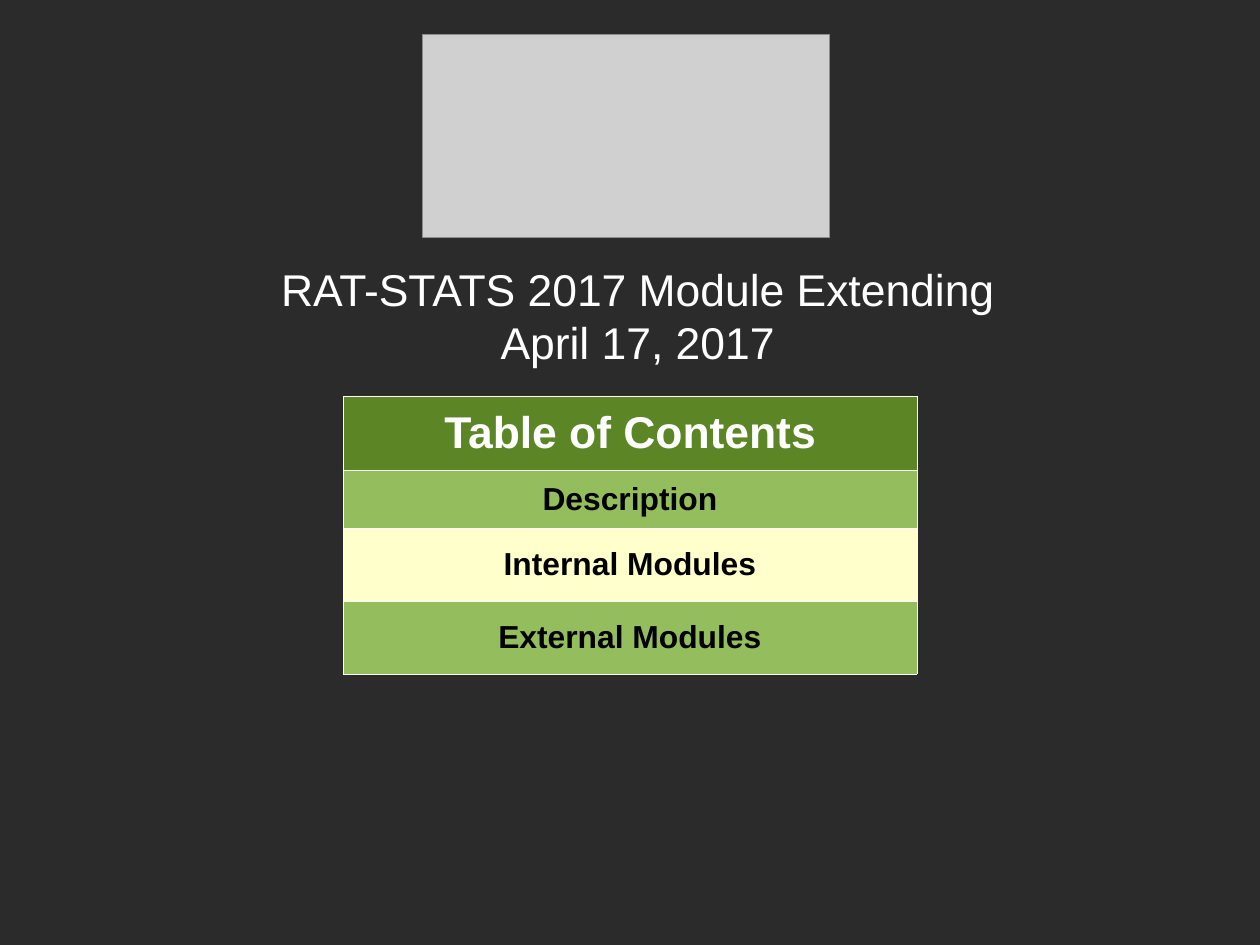
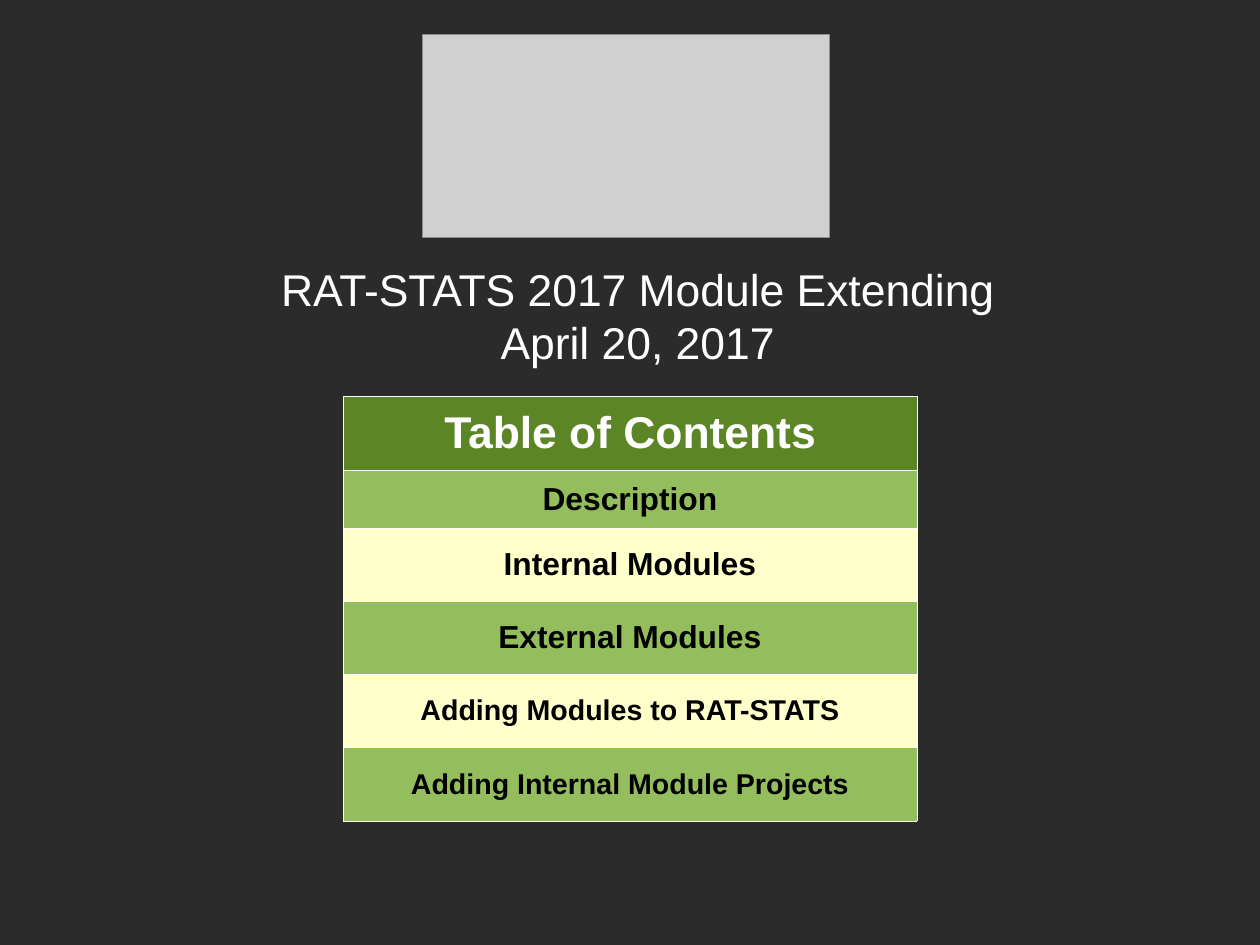
Before and after one commit to cbtek/RStats2017, a slide deck: slide 1 of submission/rstats_help/rstats_module_extensions.odp. Drawn at 1260x945 pixels with LibreOffice and Linux fonts; fonts in the diff are those of the drawing; grey boxes stand for pictures; background and template pictures are left out; a plain dark background stands for a picture behind light text. Boxes give left, top, right and bottom in pixels: in the first picture for what was removed or moved away, otherwise in the second. Text is boxed around its words. In the diff, an @@ line names an element or a change of style, - is before the commit and + after.

```diff
--- a/submission/rstats_help/rstats_module_extensions.odp
+++ b/submission/rstats_help/rstats_module_extensions.odp
@@ title at (281,273,994,368): text changed @@
-RAT-STATS 2017 Module Extending
-April 17, 2017
+RAT-STATS 2017 Module Extending
+April 20, 2017
@@ table at (343,396,917,821) @@
+row 5: Adding Modules to RAT-STATS
+row 6: Adding Internal Module Projects
```
Also in this commit, not shown: 2 other slides changed, 19 slides added, 16 other files.
